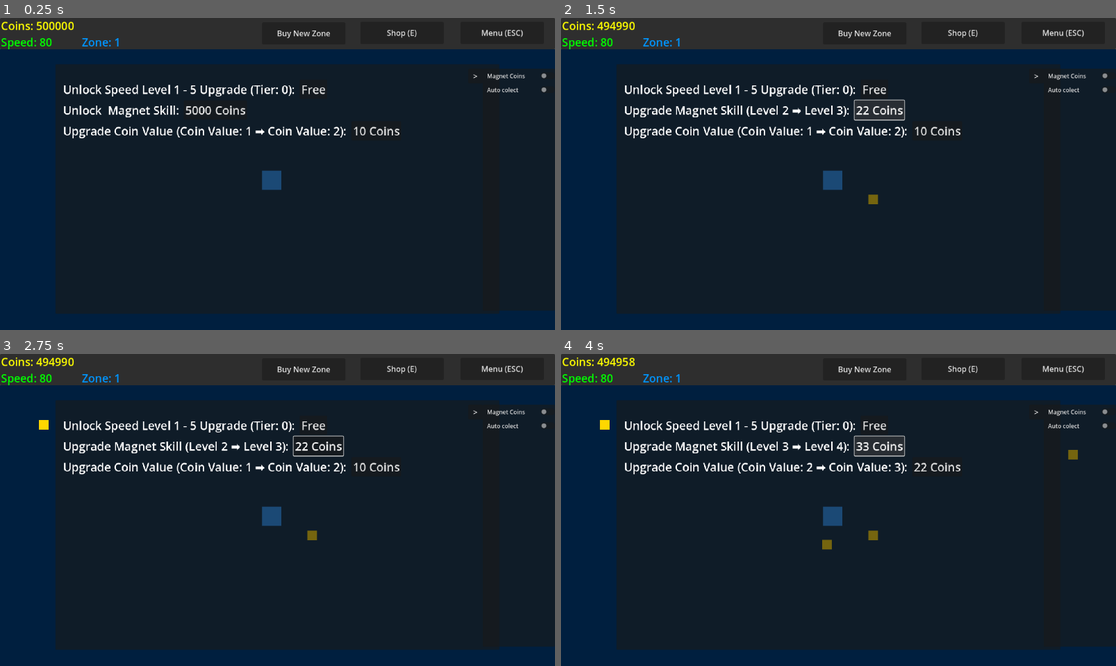
Above: before the commit, frames 1-4 (two rows, left to right).
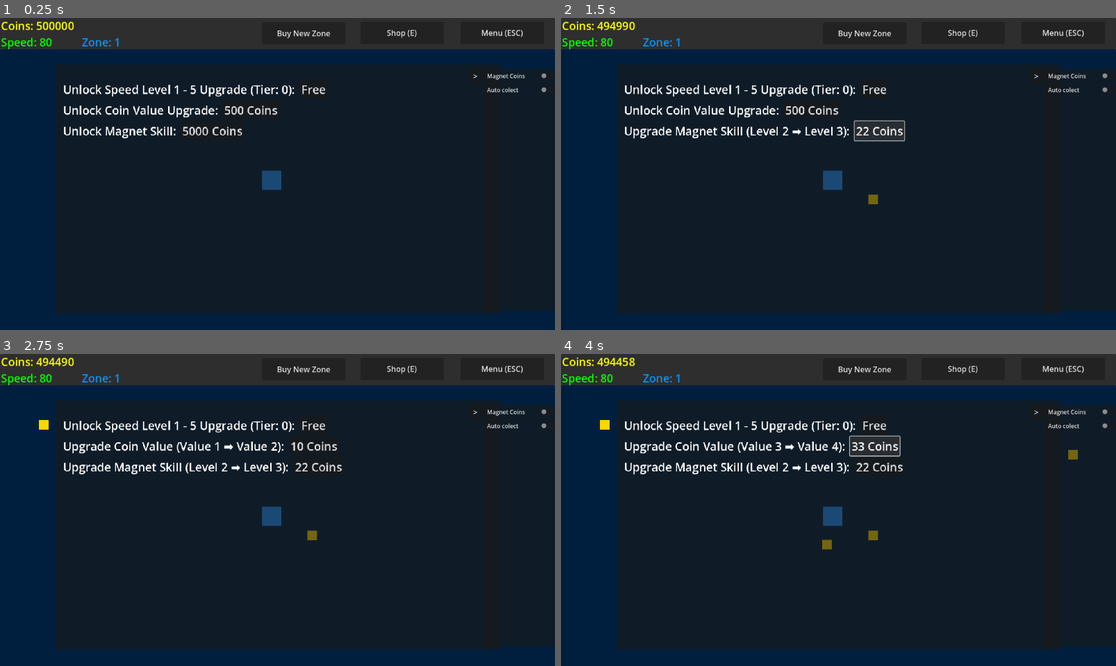
Above: after the commit, the same moments.

Repository: CD1FOX/golden-grind
Game: Godot game, scene res://Scenes/Worlds/Zone 1 - 10/zone1.tscn
Two runs of this game, one before a commit and one after it. Both use one fixed random seed, a clock stepped at 60 frames per second and the inputs below.
Inputs (mouse positions are in pixels of both pictures, inside the frame that each line leads up to):
- Up to frame 1 (0.25 s): no input
- Up to frame 2 (1.5 s): click "5000 Coins" at 0.5 s; click "10 Coins" at 1.25 s
- Up to frame 3 (2.75 s): click (249, 447) at 2 s, where only the run after the commit has a clickable "500 Coins"
- Up to frame 4 (4 s): click "10 Coins" at 2.75 s; click "22 Coins" at 3.5 s

The runs differ from the first frame. In frame 1, 1.4% of the frame differs, in the area x 13-72%, y 28-39%; in frame 2, 2.6%, in the area x 13-72%, y 26-40%; in frame 3, 1.7%; in frame 4, 1.7%.

Commit message:
Update
feat: Added Crit Enhancer Lock Upgrade Mechanic/Logic

Diff:
--- a/Global/Global.gd
+++ b/Global/Global.gd
@@ -37,6 +37,12 @@
 var coin_value_upgrade_cost = 10
 var coin_value_upgrade_base_cost = 10
 
+#Coin Value Lock Level Limits
+var coin_unlock_cost = 500
+var coin_unlock_base_cost = 500
+var coin_tier_list = 0
+var coin_tier_limit = 0
+
 #Auto Collector
 var auto_collect = false
 
--- a/Scenes/UI/Shop/coin_value.gd
+++ b/Scenes/UI/Shop/coin_value.gd
@@ -3,16 +3,24 @@
 @onready var G = Global
 
 @onready var coin_value_label = $CoinValue
-@onready var coin_value_button = $CoinValueButton
+@onready var coin_value_button = $CoinValueUpgrade
+@onready var coin_value_unlock_button = $CoinValueUnlockButton
+@onready var coin_value_first_unlock_button = $CoinValueFirstUnlockButton
 
-func update_label(coin_value, coin_value_cost):
-	coin_value_label.text = "Upgrade Coin Value (Coin Value: %d ➡️ Coin Value: %d): " % [coin_value, coin_value + 1]
-	coin_value_button.text = "%d Coins" % coin_value_cost
+func _process(_delta: float) -> void:
+	if G.coin_tier_list == 0:
+		coin_value_label.text = "Unlock Coin Value Upgrade: "
+		coin_value_first_unlock_button.text = "500 Coins"
+	elif G.coin_value >= G.coin_tier_limit:
+		coin_value_label.text = "Unlock Coin Value %d - %d Upgrade (Tier: %d): " % [G.coin_tier_limit + 1, G.coin_tier_limit + 5, G.coin_tier_list]
+		coin_value_unlock_button.text = "%d Coins" % G.coin_unlock_cost
+		coin_value_button.visible = false
+		coin_value_unlock_button.visible = true
+	else:
+		coin_value_label.text = "Upgrade Coin Value (Value %d ➡️ Value %d): " % [G.coin_value, G.coin_value + 1]
+		coin_value_button.text = "%d Coins" % G.coin_value_upgrade_cost
 
-func _ready() -> void:
-	update_label(G.coin_value, G.coin_value_upgrade_cost)
-
-func _on_coin_value_button_pressed() -> void:
+func _on_coin_value_upgrade_pressed() -> void:
 	if G.coin >= G.coin_value_upgrade_cost:
 		G.coin -= G.coin_value_upgrade_cost
 		G.coin_value += 1
@@ -20,4 +28,25 @@
 	else:
 		print("Not Enough Coins")
 
-	update_label(G.coin_value, G.coin_value_upgrade_cost)
+func _on_coin_value_unlock_button_pressed() -> void:
+	if G.coin >= G.coin_unlock_cost:
+		G.coin -= G.coin_unlock_cost
+		G.coin_unlock_cost = int(G.coin_unlock_base_cost * pow(2, G.coin_tier_list))
+		G.coin_tier_limit += 5
+		G.coin_tier_list += 1
+	else:
+		print("Not Enough Coins")
+		return
+	coin_value_button.visible = true
+	coin_value_unlock_button.visible = false
+
+func _on_coin_value_first_unlock_button_pressed() -> void:
+	if G.coin >= 500:
+		G.coin -= 500
+		G.coin_tier_limit += 5
+		G.coin_tier_list += 1
+	else:
+		print("Not Enough Coins")
+		return
+	coin_value_first_unlock_button.visible = false
+	coin_value_button.visible = true
--- a/Scenes/UI/Shop/magnet.gd
+++ b/Scenes/UI/Shop/magnet.gd
@@ -9,7 +9,7 @@
 
 func _process(_delta: float) -> void:
 	if G.magnet_tier_list == 0:
-		magnet_label.text = "Unlock  Magnet Skill: "
+		magnet_label.text = "Unlock Magnet Skill: "
 		magnet_first_unlock_button.text = "5000 Coins"
 	elif G.magnet_level >= G.magnet_tier_limit:
 		magnet_label.text = "Unlock Magnet Level %d - %d Upgrade (Tier: %d): " % [G.magnet_tier_limit + 1, G.magnet_tier_limit + 5, G.magnet_tier_list]
--- a/Scenes/UI/Shop/shop_popup.tscn
+++ b/Scenes/UI/Shop/shop_popup.tscn
@@ -47,6 +47,32 @@
 theme_override_font_sizes/font_size = 30
 text = "10 Coins"
 
+[node name="CoinValue" type="HBoxContainer" parent="Panel/VBoxContainer"]
+layout_mode = 2
+script = ExtResource("4_riy28")
+
+[node name="CoinValue" type="Label" parent="Panel/VBoxContainer/CoinValue"]
+layout_mode = 2
+theme_override_font_sizes/font_size = 30
+text = "Unlock  Coin Vlaue Upgrade: "
+
+[node name="CoinValueUpgrade" type="Button" parent="Panel/VBoxContainer/CoinValue"]
+visible = false
+layout_mode = 2
+theme_override_font_sizes/font_size = 30
+text = "10 Coins"
+
+[node name="CoinValueUnlockButton" type="Button" parent="Panel/VBoxContainer/CoinValue"]
+visible = false
+layout_mode = 2
+theme_override_font_sizes/font_size = 30
+text = "10 Coins"
+
+[node name="CoinValueFirstUnlockButton" type="Button" parent="Panel/VBoxContainer/CoinValue"]
+layout_mode = 2
+theme_override_font_sizes/font_size = 30
+text = "500 Coins"
+
 [node name="Magnet" type="HBoxContainer" parent="Panel/VBoxContainer"]
 layout_mode = 2
 script = ExtResource("3_riy28")
@@ -71,25 +97,13 @@
 [node name="MagnetFirstUnlock" type="Button" parent="Panel/VBoxContainer/Magnet"]
 layout_mode = 2
 theme_override_font_sizes/font_size = 30
-text = "10 Coins"
-
-[node name="CoinValue" type="HBoxContainer" parent="Panel/VBoxContainer"]
-layout_mode = 2
-script = ExtResource("4_mp1tc")
-
-[node name="CoinValue" type="Label" parent="Panel/VBoxContainer/CoinValue"]
-layout_mode = 2
-theme_override_font_sizes/font_size = 30
-text = "Upgrade Coin Value (Level 0 ➡️ Level 1): "
-
-[node name="CoinValueButton" type="Button" parent="Panel/VBoxContainer/CoinValue"]
-layout_mode = 2
-theme_override_font_sizes/font_size = 30
-text = "10 Coins"
+text = "5000 Coins"
 
 [connection signal="pressed" from="Panel/VBoxContainer/Speed/SpeedUpgradeButton" to="Panel/VBoxContainer/Speed" method="_on_speed_upgrade_button_pressed"]
 [connection signal="pressed" from="Panel/VBoxContainer/Speed/SpeedUnlockButton" to="Panel/VBoxContainer/Speed" method="_on_speed_unlock_button_pressed"]
+[connection signal="pressed" from="Panel/VBoxContainer/CoinValue/CoinValueUpgrade" to="Panel/VBoxContainer/CoinValue" method="_on_coin_value_upgrade_pressed"]
+[connection signal="pressed" from="Panel/VBoxContainer/CoinValue/CoinValueUnlockButton" to="Panel/VBoxContainer/CoinValue" method="_on_coin_value_unlock_button_pressed"]
+[connection signal="pressed" from="Panel/VBoxContainer/CoinValue/CoinValueFirstUnlockButton" to="Panel/VBoxContainer/CoinValue" method="_on_coin_value_first_unlock_button_pressed"]
 [connection signal="pressed" from="Panel/VBoxContainer/Magnet/MagnetUpgradeButton" to="Panel/VBoxContainer/Magnet" method="_on_magnet_upgrade_button_pressed"]
 [connection signal="pressed" from="Panel/VBoxContainer/Magnet/MagnetUnlockButton" to="Panel/VBoxContainer/Magnet" method="_on_magnet_unlock_button_pressed"]
 [connection signal="pressed" from="Panel/VBoxContainer/Magnet/MagnetFirstUnlock" to="Panel/VBoxContainer/Magnet" method="_on_magnet_first_unlock_pressed"]
-[connection signal="pressed" from="Panel/VBoxContainer/CoinValue/CoinValueButton" to="Panel/VBoxContainer/CoinValue" method="_on_coin_value_button_pressed"]
Not shown, changed: Scenes/UI/Shop/coin_value.gd.uid
Not shown: 1 places in Scenes/UI/Shop/shop_popup.tscn that only renumber resources
